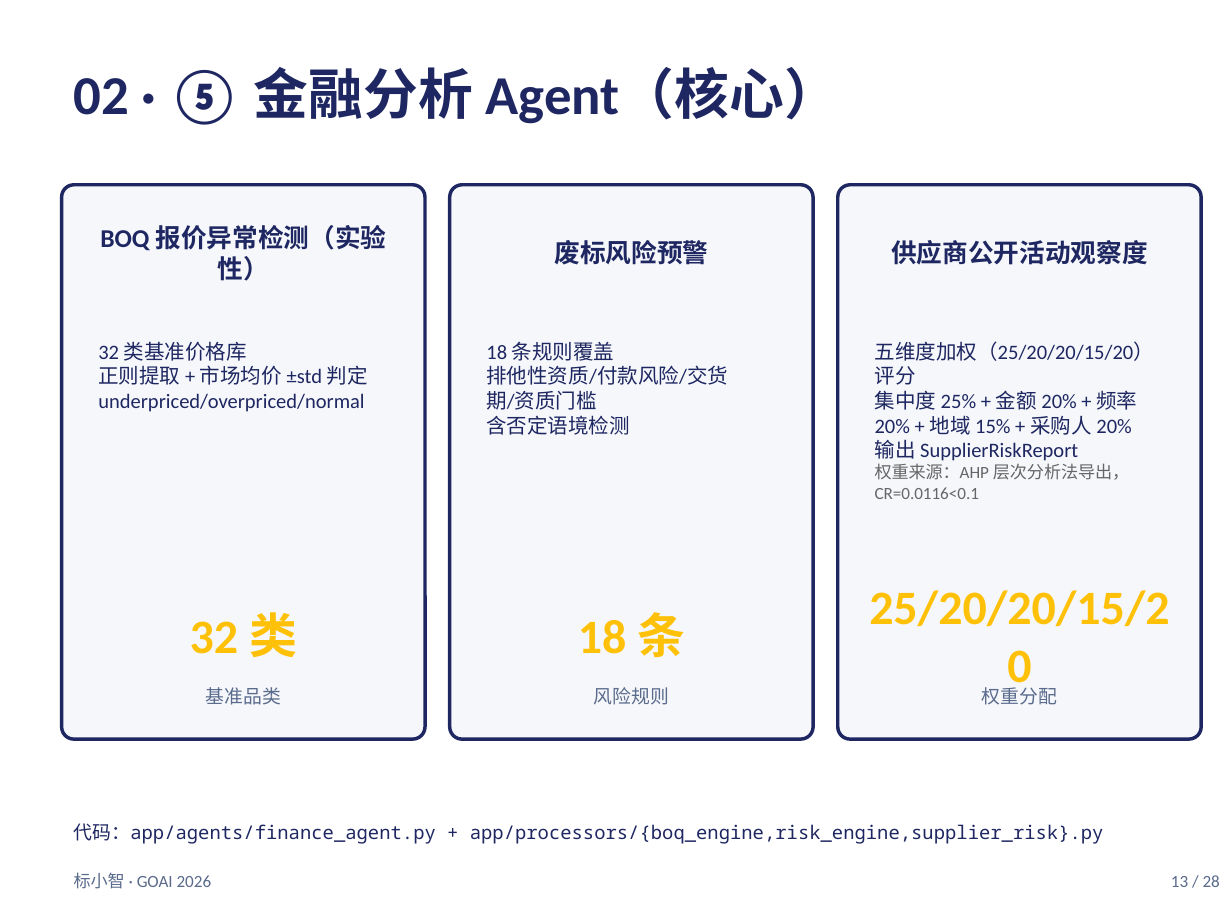
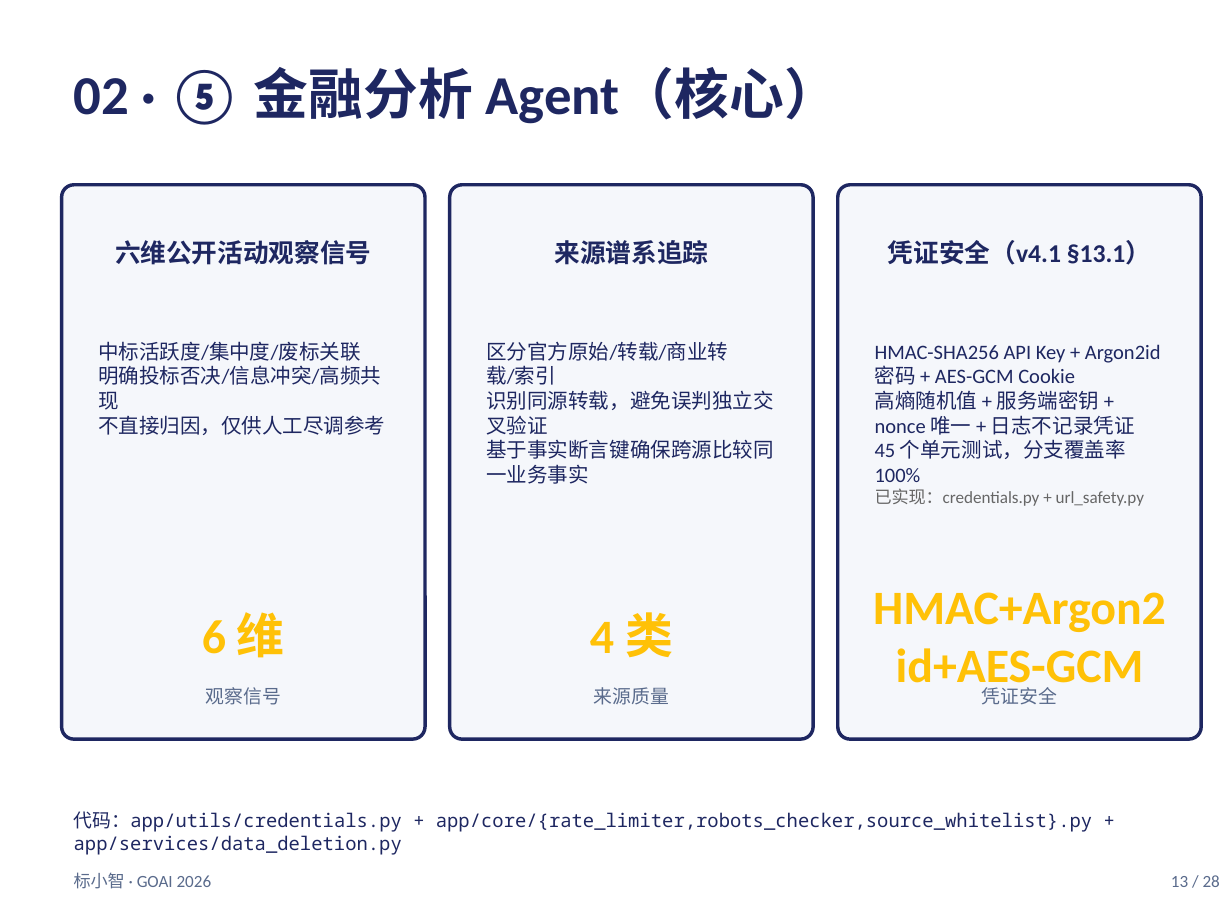
Before and after one commit to tlyyxjz/BidAgent, a slide deck: slide 13 of _w2_report/proposal.pptx. Drawn at 1232x924 pixels with LibreOffice and Linux fonts; fonts in the diff are those of the drawing. Boxes give left, top, right and bottom in pixels: in the first picture for what was removed or moved away, otherwise in the second. Text is boxed around its words. In the diff, an @@ line names an element or a change of style, - is before the commit and + after.

```diff
--- a/_w2_report/proposal.pptx
+++ b/_w2_report/proposal.pptx
@@ text at (x1=115, y1=240, x2=372, y2=265): text changed @@
-BOQ 报价异常检测（实验性）
+六维公开活动观察信号
@@ text at (x1=554, y1=240, x2=708, y2=265): text changed @@
-废标风险预警
+来源谱系追踪
@@ text at (x1=888, y1=240, x2=1151, y2=265): text changed @@
-供应商公开活动观察度
+凭证安全（v4.1 §13.1）
@@ text at (x1=98, y1=341, x2=385, y2=435): text changed @@
-32 类基准价格库
-正则提取 + 市场均价 ±std 判定
-underpriced/overpriced/normal
+中标活跃度/集中度/废标关联
+明确投标否决/信息冲突/高频共现
+不直接归因，仅供人工尽调参考
@@ text at (x1=486, y1=341, x2=773, y2=484): text changed @@
-18 条规则覆盖
-排他性资质/付款风险/交货期/资质门槛
-含否定语境检测
+区分官方原始/转载/商业转载/索引
+识别同源转载，避免误判独立交叉验证
+基于事实断言键确保跨源比较同一业务事实
@@ text at (x1=875, y1=344, x2=1161, y2=506): text changed @@
-五维度加权（25/20/20/15/20）评分
-集中度 25% + 金额 20% + 频率 20% + 地域 15% + 采购人 20%
-输出 SupplierRiskReport
-权重来源：AHP 层次分析法导出，CR=0.0116<0.1
+HMAC-SHA256 API Key + Argon2id 密码 + AES-GCM Cookie
+高熵随机值 + 服务端密钥 + nonce 唯一 + 日志不记录凭证
+45 个单元测试，分支覆盖率 100%
+已实现：credentials.py + url_safety.py
@@ text at (x1=873, y1=592, x2=1166, y2=694): text changed @@
-25/20/20/15/20
+HMAC+Argon2id+AES-GCM
@@ text at (x1=202, y1=612, x2=285, y2=658): text changed @@
-32 类
+6 维
@@ text at (x1=590, y1=612, x2=673, y2=657): text changed @@
-18 条
+4 类
@@ text at (x1=206, y1=687, x2=281, y2=705): text changed @@
-基准品类
+观察信号
@@ text at (x1=594, y1=687, x2=669, y2=705): text changed @@
-风险规则
+来源质量
@@ text at (x1=982, y1=687, x2=1057, y2=705): text changed @@
-权重分配
+凭证安全
@@ text at (x1=74, y1=811, x2=1092, y2=855): text changed @@
-代码：app/agents/finance_agent.py + app/processors/{boq_engine,risk_engine,supplier_risk}.py
+代码：app/utils/credentials.py + app/core/{rate_limiter,robots_checker,source_whitelist}.py + app/services/data_deletion.py
```
Also in this commit, not shown: 9 other slides changed, 20 other files.
